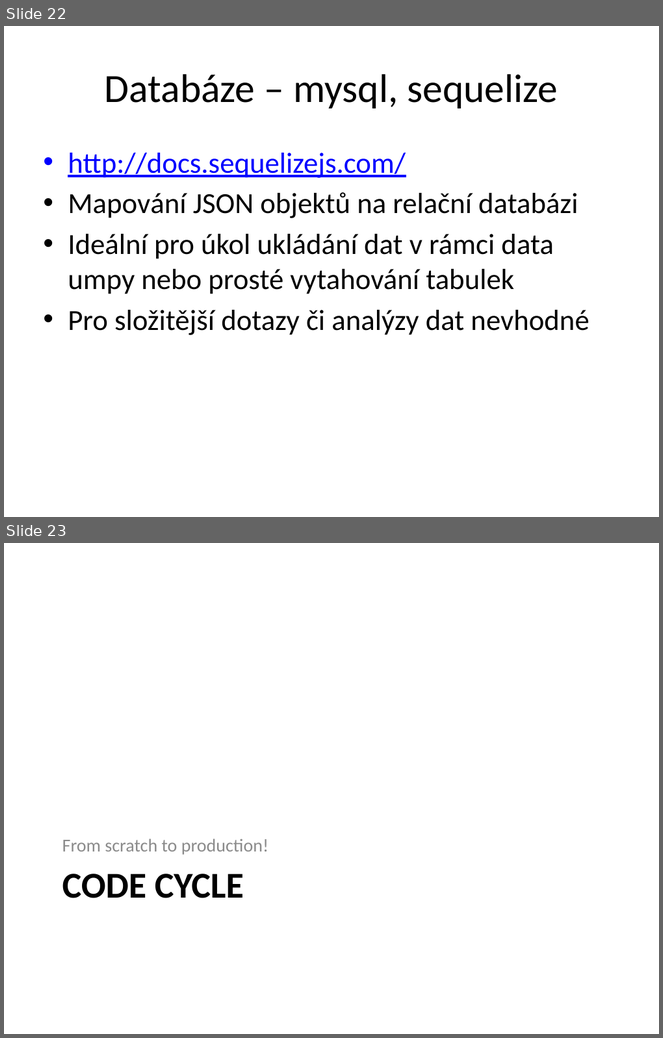
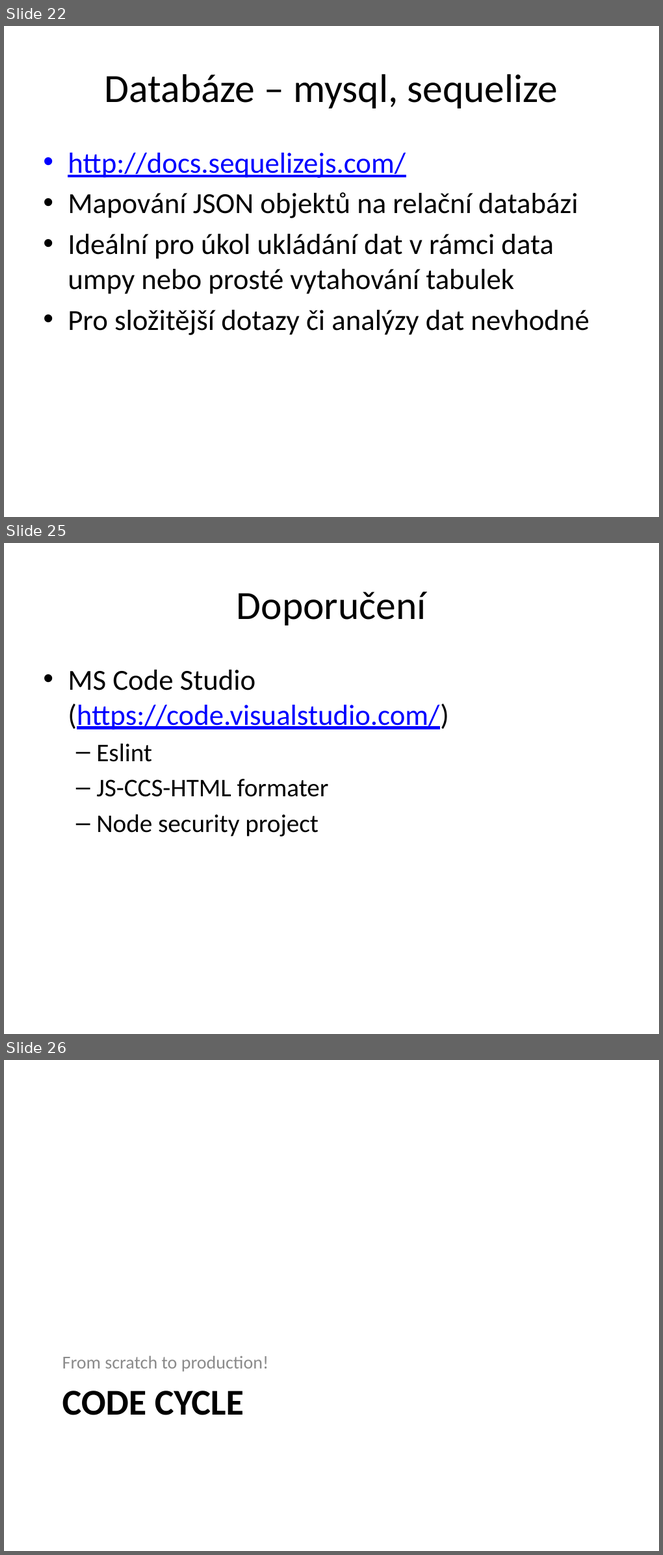
Before and after one commit to etnetera-activate/node-minicourse, a slide deck: node-uvod.pptx. Shown one above the other, each under a label of ours: slides 22 and 23 before the commit, slides 22, 25 and 26 after it; the slides between them are not shown. The pictures are 663x1038 and 663x1555 pixels, drawn with LibreOffice and Linux fonts; fonts in the diff are those of the drawing; background and template pictures are left out. Boxes give left, top, right and bottom in pixels: in the first picture for what was removed or moved away, otherwise in the second. Text is boxed around its words. In the diff, an @@ line names an element or a change of style, - is before the commit and + after.

```diff
--- a/node-uvod.pptx
+++ b/node-uvod.pptx
@@ slide 25 added at (4, 543, 659, 1034), background #FFFFFF @@
@@ title added at (237, 592, 426, 626), 44 pt, text #000000 @@
+Doporučení
@@ text added at (68, 670, 449, 837), 32 pt, text #000000 @@
+• MS Code Studio (https://code.visualstudio.com/)
+  – Eslint
+  – JS-CCS-HTML formater
+  – Node security project
@@ what was slide 23 is now slide 26 @@
```
Also in this commit, not shown: 2 other slides added, 4 other files.
